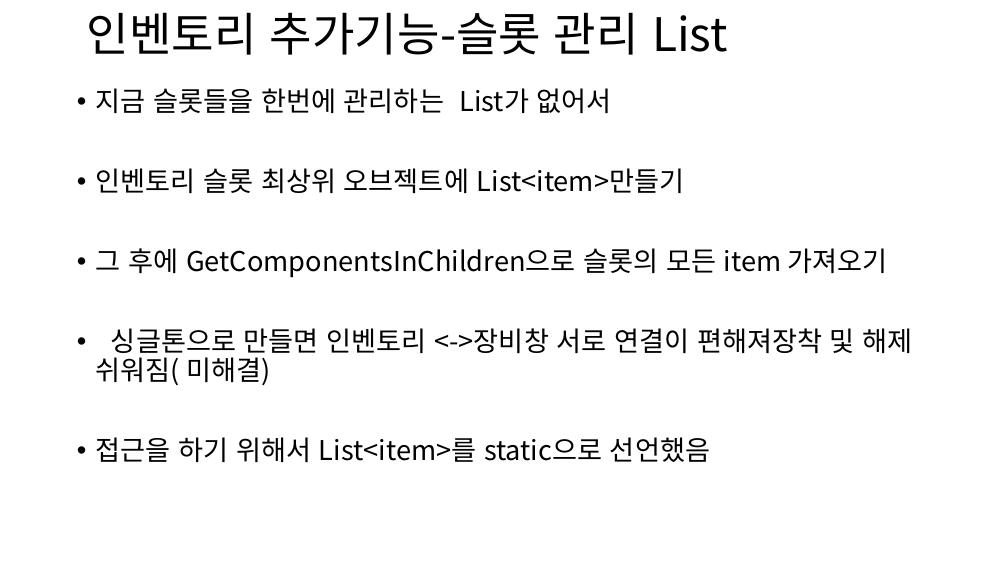
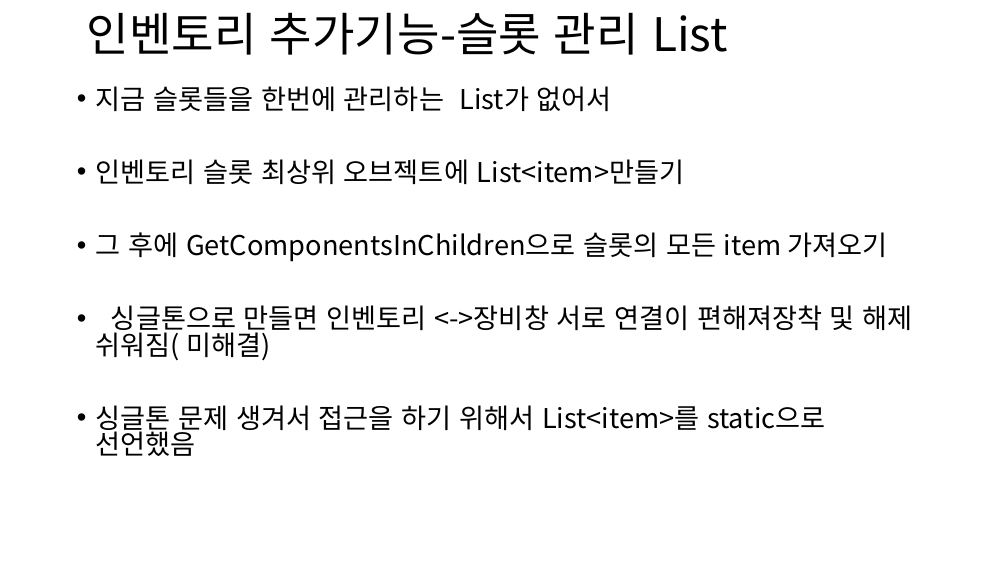
Before and after one commit to Viiggang/The_Avarice, a slide deck: slide 5 of 인벤토리구조.pptx. Drawn at 1008x567 pixels with LibreOffice and Linux fonts; fonts in the diff are those of the drawing. Boxes give left, top, right and bottom in pixels: in the first picture for what was removed or moved away, otherwise in the second. Text is boxed around its words. In the diff, an @@ line names an element or a change of style, - is before the commit and + after.

```diff
--- a/인벤토리구조.pptx
+++ b/인벤토리구조.pptx
@@ text at box(96, 86, 913, 361): line spacing 0.9 to 0.8 @@
@@ text at box(96, 405, 825, 456): text changed @@
-• 접근을 하기 위해서 List<item>를 static으로 선언했음
+• 싱글톤 문제 생겨서 접근을 하기 위해서 List<item>를 static으로 선언했음
```
Also in this commit, not shown: 1 other slide changed, 1 slide added, 4 other files.
